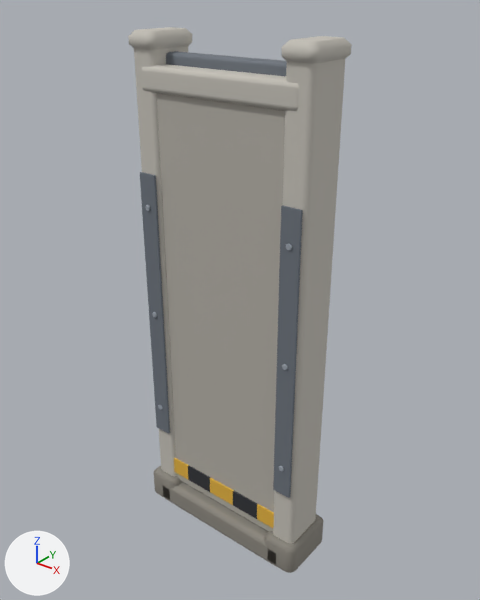
The glTF model navigateur/export/unity/barriere_beton_arme.glb: old version first, new version second.
Camera for both pictures: a 50 mm lens placed at (1.126, -1.377, 1.706), pointed at (0.001, 0.028, 0.834). The lights are fixed; the arrows at lower left show +X, +Y and +Z. The older version comes first. Vertices at exactly the same position are counted once.

In view in the first picture: 'barriere_acier_cl.006', 'barriere_beton_cl.012', 'barriere_beton_cl_clair.012', 'barriere_beton_cl_sombre.012', 'barriere_jaune_cl.006', 'barriere_noir_cl.008', 'poteau_d_acier_cl.006', 'poteau_d_beton_cl_clair.012', 'poteau_d_beton_cl_sombre.012', 'poteau_g_acier_cl.006', 'poteau_g_beton_cl_clair.012' and 3 more.
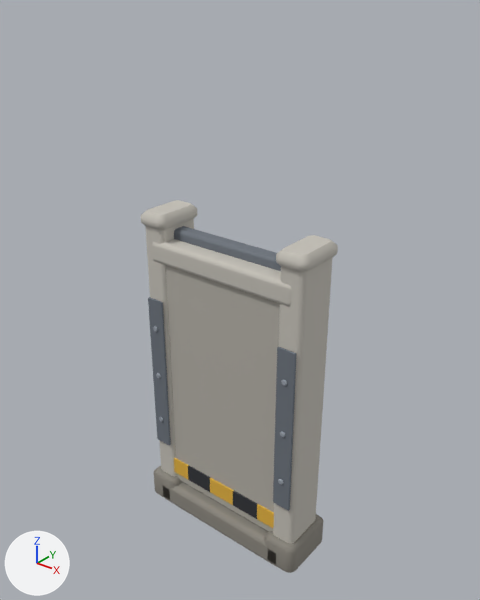
Where the change shows, as pixel boxes [x1, y1, x2, y2] in the pictures (480 x 600 px):
'barriere_beton_cl.012', reshaped (11% narrower, 39% shorter)
    before: [157, 93, 285, 531]
    after: [166, 265, 280, 531]
'poteau_d_beton_cl_clair.012', mesh rescaled (18% narrower, 39% shorter)
    before: [273, 36, 352, 543]
    after: [273, 235, 338, 543]
'barriere_beton_cl_clair.012', moved
    before: [141, 64, 299, 111]
    after: [152, 239, 292, 306]
'poteau_g_beton_cl_clair.012', mesh rescaled (11% narrower, 38% shorter)
    before: [128, 27, 192, 476]
    after: [141, 200, 198, 476]
'poteau_d_acier_cl.006', moved, rescaled (19% narrower, 44% shorter)
    before: [273, 205, 303, 498]
    after: [273, 347, 297, 511]
'poteau_g_acier_cl.006', moved, rescaled (23% narrower, 43% shorter)
    before: [140, 172, 170, 434]
    after: [148, 297, 171, 446]
'barriere_acier_cl.006', moved
    before: [166, 51, 287, 76]
    after: [174, 226, 281, 271]

The edits, one by one:
me_barriere_acier_cl_008 is used by ob_barriere_acier_cl_006; location (0.0, 0.0, 0.0).
me_barriere_acier_cl_008 had 96 vertices, 188 faces and spanned x -0.26..0.26, y -0.025..0.025, z 1.475..1.525.
me_barriere_acier_cl_008 now has 96 vertices, 188 faces and spans x -0.26..0.26, y -0.025..0.025, z 0.975..1.025.
me_barriere_acier_cl_008 part 1: the whole mesh is moved by (0.0, 0.0, -0.5).
me_barriere_beton_cl_020 is used by ob_barriere_beton_cl_012; location (0.0, 0.0, 0.0).
me_barriere_beton_cl_020 had 96 vertices, 188 faces and spanned x -0.26..0.26, y -0.065..0.065, z 0.09..1.475.
me_barriere_beton_cl_020 now has 96 vertices, 188 faces and spans x -0.26..0.26, y -0.065..0.065, z 0.09..0.975.
me_barriere_beton_cl_020 part 2: all 48 vertices in x -0.26..0.26, y -0.065..0.065, z 1.465..1.475 are moved by (0.0, 0.0, -0.5).
me_barriere_beton_cl_clair_020 is used by ob_barriere_beton_cl_clair_012; location (0.0, 0.0, 0.0).
me_barriere_beton_cl_clair_020 had 96 vertices, 188 faces and spanned x -0.26..0.26, y -0.08..0.08, z 1.425..1.495.
me_barriere_beton_cl_clair_020 now has 96 vertices, 188 faces and spans x -0.26..0.26, y -0.08..0.08, z 0.925..0.995.
me_barriere_beton_cl_clair_020 part 3: the whole mesh is moved by (0.0, 0.0, -0.5).
me_poteau_d_acier_cl_008 is used by ob_poteau_d_acier_cl_006; location (0.0, 0.0, 0.0).
me_poteau_d_acier_cl_008 had 48 vertices, 92 faces and spanned x 0.22..0.28, y -0.084..-0.076, z 0.3..1.2.
me_poteau_d_acier_cl_008 now has 48 vertices, 92 faces and spans x 0.22..0.28, y -0.084..-0.076, z 0.25..0.8.
me_poteau_d_acier_cl_008 part 4: the whole mesh is scaled about its middle by (1, 1, 0.61), then moved by (0.0, 0.0, -0.225).
me_poteau_d_beton_cl_clair_020 is used by ob_poteau_d_beton_cl_clair_012; location (0.0, 0.0, 0.0).
me_poteau_d_beton_cl_clair_020 had 192 vertices, 376 faces and spanned x 0.2..0.3, y -0.09..0.09, z 0.05..1.58.
me_poteau_d_beton_cl_clair_020 now has 192 vertices, 376 faces and spans x 0.2..0.3, y -0.09..0.09, z 0.05..1.08.
me_poteau_d_beton_cl_clair_020 part 5: the whole mesh is scaled about its middle by (1, 1, 0.666), then moved by (0.0, 0.0, -0.25).
me_poteau_g_acier_cl_008 is used by ob_poteau_g_acier_cl_006; location (0.0, 0.0, 0.0).
me_poteau_g_acier_cl_008 had 48 vertices, 92 faces and spanned x -0.28..-0.22, y -0.084..-0.076, z 0.3..1.2.
me_poteau_g_acier_cl_008 now has 48 vertices, 92 faces and spans x -0.28..-0.22, y -0.084..-0.076, z 0.25..0.8.
me_poteau_g_acier_cl_008 part 6: the whole mesh is scaled about its middle by (1, 1, 0.61), then moved by (0.0, 0.0, -0.225).
me_poteau_g_beton_cl_clair_020 is used by ob_poteau_g_beton_cl_clair_012; location (0.0, 0.0, 0.0).
me_poteau_g_beton_cl_clair_020 had 192 vertices, 376 faces and spanned x -0.3..-0.2, y -0.09..0.09, z 0.05..1.58.
me_poteau_g_beton_cl_clair_020 now has 192 vertices, 376 faces and spans x -0.3..-0.2, y -0.09..0.09, z 0.05..1.08.
me_poteau_g_beton_cl_clair_020 part 7: the whole mesh is scaled about its middle by (1, 1, 0.666), then moved by (0.0, 0.0, -0.25).
